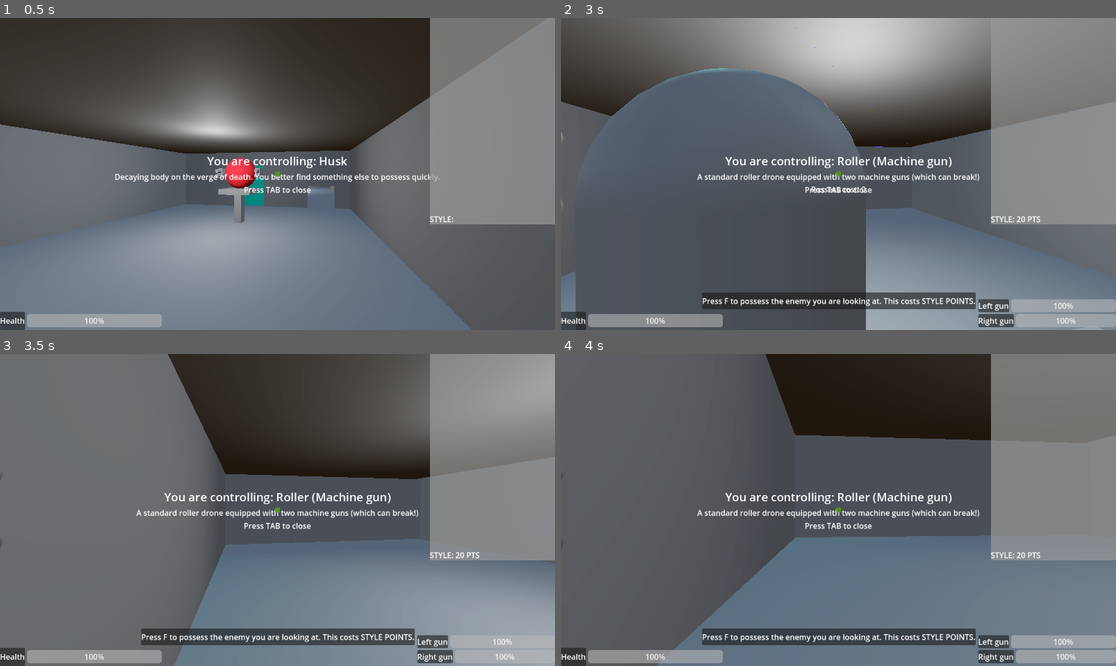
Above: before the commit, frames 1-4 (two rows, left to right).
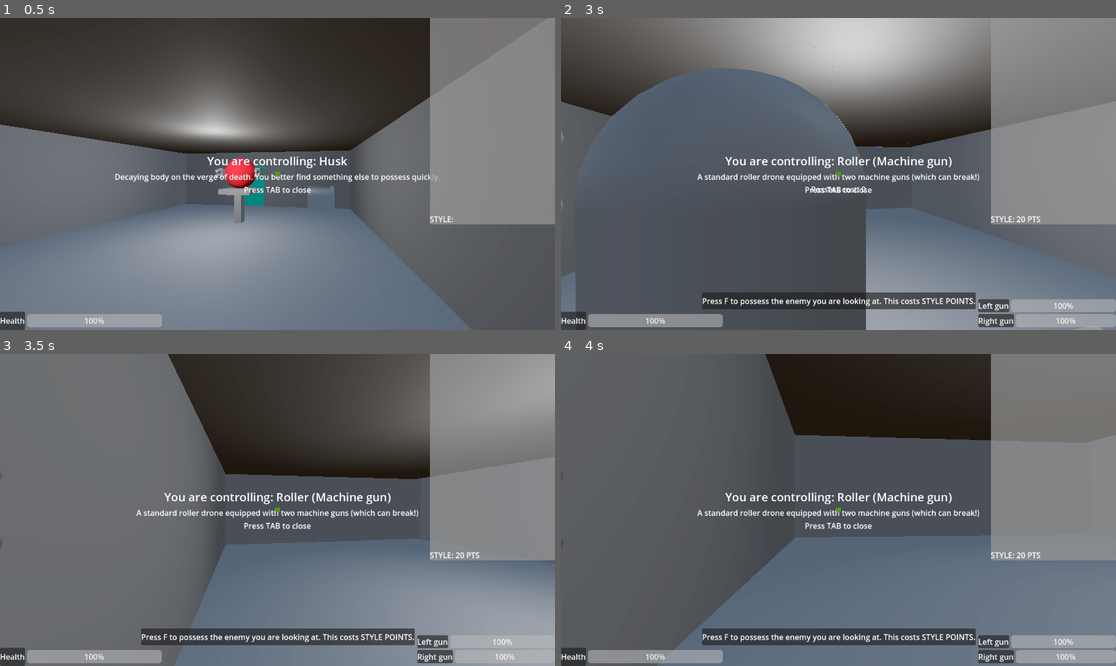
Above: after the commit, the same moments.

Repository: city-high-rider/soulswap
Game: Godot game, scene res://test_level.tscn
The game is run twice, just before and just after one commit, with the same random seed, the same clock (stepped at 60 frames per second) and the same inputs. Sound files missing from this copy of the repository are replaced by a short silence.
Inputs (mouse positions are in pixels of both pictures, inside the frame that each line leads up to):
- Up to frame 1 (0.5 s): no input
- Up to frame 2 (3 s): tap Enter at 0.5 s; move the mouse to (832, 180) at 0.52 s; hold W (forward) 0.53-2.78 s; tap F (possess) at 0.6, 2, 2.75 s; tap Space (jump) at 0.77, 1.52 s; move the mouse to (877, 177) at 1.27 s; click (877, 177) at 1.35 s; move the mouse to (794, 170) at 2.02 s; hold Right mouse button (secondary_action) 2.03-2.78 s; move the mouse to (844, 174) at 2.77 s; hold A (left) from 2.78 s (still down); tap Shift (shift) at 2.85 s
- Up to frame 3 (3.5 s): keep holding A (left); tap Space (jump) at 3.02 s
- Up to frame 4 (4 s): tap F (possess) at 3.5 s; move the mouse to (816, 503) at 3.52 s; release A (left) at 3.53 s; hold W (forward) from 3.53 s (still down); tap Tab (toggle_info) at 3.6 s; tap Space (jump) at 3.77 s

Frame 1 is identical in both runs. In frame 2, less than 0.1% of the frame differs, in the area x 18-37%, y 16-21%; in frame 3, less than 0.1%; in frame 4, less than 0.1%.

Commit message:
add revenants to encounter

Diff:
--- a/test_level.tscn
+++ b/test_level.tscn
@@ -13,6 +13,7 @@
 [ext_resource type="Material" uid="uid://ctir88q3d86hv" path="res://materials/orange_proto.tres" id="10_bbn6t"]
 [ext_resource type="Material" uid="uid://b5anjtaljnhvs" path="res://materials/dark_proto.tres" id="11_5c1ji"]
 [ext_resource type="PackedScene" uid="uid://bdtj1l4cxv5j1" path="res://interactive/tp-trigger.tscn" id="13_l8t4h"]
+[ext_resource type="PackedScene" uid="uid://cg16rkn3dhfno" path="res://interactive/trigger_spawner.tscn" id="14_fvqvn"]
 [ext_resource type="PackedScene" uid="uid://cpqfimtyl8vh3" path="res://shells/drone.tscn" id="14_twftv"]
 
 [sub_resource type="ProceduralSkyMaterial" id="ProceduralSkyMaterial_obdej"]
@@ -47,8 +48,11 @@
 [sub_resource type="BoxShape3D" id="BoxShape3D_0wou1"]
 size = Vector3(3.57662, 1.41764, 4.19065)
 
+[sub_resource type="BoxShape3D" id="BoxShape3D_r4l31"]
+size = Vector3(2.51098, 1.28525, 3.37525)
+
 [sub_resource type="BoxShape3D" id="BoxShape3D_j8ask"]
-size = Vector3(2.46891, 1, 5.67658)
+size = Vector3(43.1074, 1, 13.7513)
 
 [sub_resource type="NavigationMesh" id="NavigationMesh_kcg1y"]
 vertices = PackedVector3Array(42.124, -2.72055, 9.21618, 42.124, -2.72055, 14.2162, 45.624, -2.72055, 14.2162, 45.624,  …(5742 unchanged characters)…
@@ -56,6 +60,9 @@
 
 [sub_resource type="BoxShape3D" id="BoxShape3D_2wuo1"]
 size = Vector3(224.288, 1, 105.668)
+
+[sub_resource type="BoxShape3D" id="BoxShape3D_qwp2s"]
+size = Vector3(0.586037, 91, 62.5658)
 
 [node name="test_level" type="Node3D"]
 
@@ -167,6 +174,13 @@
 transform = Transform3D(1, 0, 0, 0, 1, 0, 0, 0, 1, -0.0506618, 1.77996, 1.35028)
 possess_cost = 0.0
 
+[node name="BodyInformation" parent="Shell/PlayerUI" index="2"]
+anchors_preset = 15
+anchor_top = 0.0
+offset_top = 0.0
+offset_right = 0.0
+grow_vertical = 2
+
 [node name="GhostMount" parent="Shell" index="3" node_paths=PackedStringArray("ghost")]
 ghost = NodePath("DummyGhost")
 
@@ -227,8 +241,8 @@
 collision_mask = 4
 
 [node name="CollisionShape3D" type="CollisionShape3D" parent="Encounter/Area3D"]
-transform = Transform3D(1, 0, 0, 0, 1, 0, 0, 0, 1, 2.53142, 0.434407, 1.03476)
-shape = SubResource("BoxShape3D_j8ask")
+transform = Transform3D(1, 0, 0, 0, 1, 0, 0, 0, 1, 2.50386, 0, 0.622471)
+shape = SubResource("BoxShape3D_r4l31")
 
 [node name="Encounter2" type="Node3D" parent="."]
 transform = Transform3D(1, 0, 0, 0, 1, 0, 0, 0, 1, 94.0389, -3.57978, 27.6208)
@@ -243,7 +257,7 @@
 enemy = ExtResource("4_4aj81")
 
 [node name="EnemySpawner3" parent="Encounter2" instance=ExtResource("8_6grnl")]
-transform = Transform3D(1, 0, 0, 0, 1, 0, 0, 0, 1, -2.99775, 0, 3.80313)
+transform = Transform3D(1, 0, 0, 0, 1, 0, 0, 0, 1, -2.99775, 1.21074, 3.80313)
 enemy = ExtResource("4_4aj81")
 
 [node name="Area3D" type="Area3D" parent="Encounter2"]
@@ -252,7 +266,7 @@
 collision_mask = 4
 
 [node name="CollisionShape3D" type="CollisionShape3D" parent="Encounter2/Area3D"]
-transform = Transform3D(1, 0, 0, 0, 1, 0, 0, 0, 1, 2.53142, 0.434407, 1.03476)
+transform = Transform3D(1, 0, 0, 0, 1, 0, 0, 0, 1, 4.02947, 3.61577, -3.11586)
 shape = SubResource("BoxShape3D_j8ask")
 
 [node name="Shell2" parent="." instance=ExtResource("9_nenpd")]
@@ -350,13 +364,44 @@
 [node name="Marker3D" type="Marker3D" parent="tp-trigger"]
 transform = Transform3D(1, 0, 0, 0, 1, 0, 0, 0, 1, -7.51411, 8.60205, 1.32485)
 
-[node name="Shell3" parent="." instance=ExtResource("14_twftv")]
-transform = Transform3D(1, 0, 0, 0, 1, 0, 0, 0, 1, 0, 5.55887, 0)
-
+[node name="TriggerSpawner" parent="." node_paths=PackedStringArray("trigger_area") instance=ExtResource("14_fvqvn")]
+transform = Transform3D(1, 0, 0, 0, 1, 0, 0, 0, 1, 0, 8.08521, 0)
+trigger_area = NodePath("Area3D")
+
+[node name="EnemySpawner" parent="TriggerSpawner" index="0"]
+enemy = ExtResource("14_twftv")
+
+[node name="Area3D" type="Area3D" parent="TriggerSpawner"]
+collision_layer = 0
+collision_mask = 4
+
+[node name="CollisionShape3D" type="CollisionShape3D" parent="TriggerSpawner/Area3D"]
+transform = Transform3D(1, 0, 0, 0, 1, 0, 0, 0, 1, 29.4663, 24.6132, 0)
+shape = SubResource("BoxShape3D_qwp2s")
+
+[node name="RevSpawn" type="Node3D" parent="."]
+script = ExtResource("7_0if2o")
+
+[node name="EnemySpawner" parent="RevSpawn" instance=ExtResource("8_6grnl")]
+transform = Transform3D(1, 0, 0, 0, 1, 0, 0, 0, 1, 116.216, 7.13467, 26.3909)
+enemy = ExtResource("9_nenpd")
+
+[node name="EnemySpawner2" parent="RevSpawn" instance=ExtResource("8_6grnl")]
+transform = Transform3D(1, 0, 0, 0, 1, 0, 0, 0, 1, 122.917, 1.91695, 33.7302)
+enemy = ExtResource("9_nenpd")
+
+[node name="EnemySpawner3" parent="RevSpawn" instance=ExtResource("8_6grnl")]
+transform = Transform3D(1, 0, 0, 0, 1, 0, 0, 0, 1, 101.036, 6.85991, 46.0291)
+enemy = ExtResource("9_nenpd")
+
+[connection signal="died" from="Shell/HealthComponent" to="Shell/GhostMount" method="_on_health_component_died" flags=18]
+[connection signal="took_damage" from="Shell/HealthComponent" to="Shell/GhostMount" method="_on_health_component_took_damage" flags=18]
+[connection signal="ghost_cleared" from="Shell/GhostMount" to="Shell/PlayerUI" method="_on_ghost_mount_ghost_cleared" flags=18]
 [connection signal="all_enemies_killed" from="Encounter" to="SlidingDoor" method="_on_encounter_all_enemies_killed"]
 [connection signal="encounter_started" from="Encounter" to="SlidingDoor" method="_on_encounter_encounter_started"]
 [connection signal="body_entered" from="Encounter/Area3D" to="Encounter" method="_on_area_3d_body_entered"]
 [connection signal="body_entered" from="Encounter2/Area3D" to="Encounter2" method="_on_area_3d_body_entered"]
+[connection signal="body_entered" from="Encounter2/Area3D" to="RevSpawn" method="_on_area_3d_body_entered"]
 
 [editable path="Shell"]
 [editable path="Shell/Head"]
@@ -364,3 +409,4 @@
 [editable path="Shell/Head/MachineGun2"]
 [editable path="Shell2"]
 [editable path="Shell2/Head"]
+[editable path="TriggerSpawner"]
Not shown: 1 places in test_level.tscn that only renumber resources
